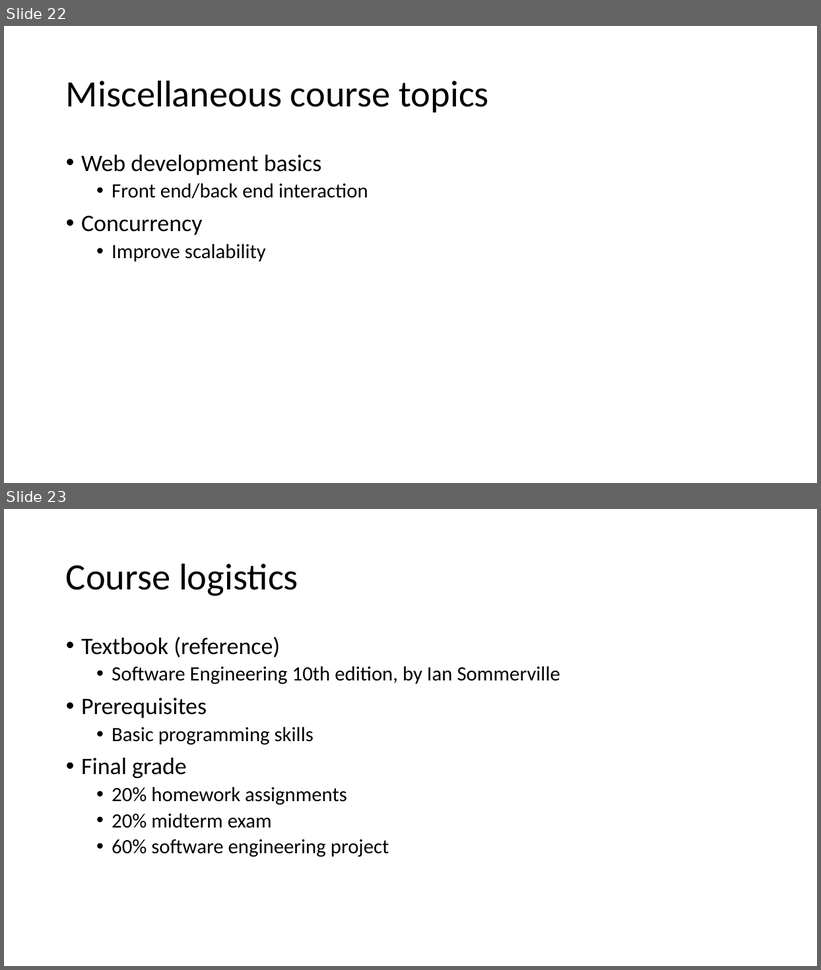
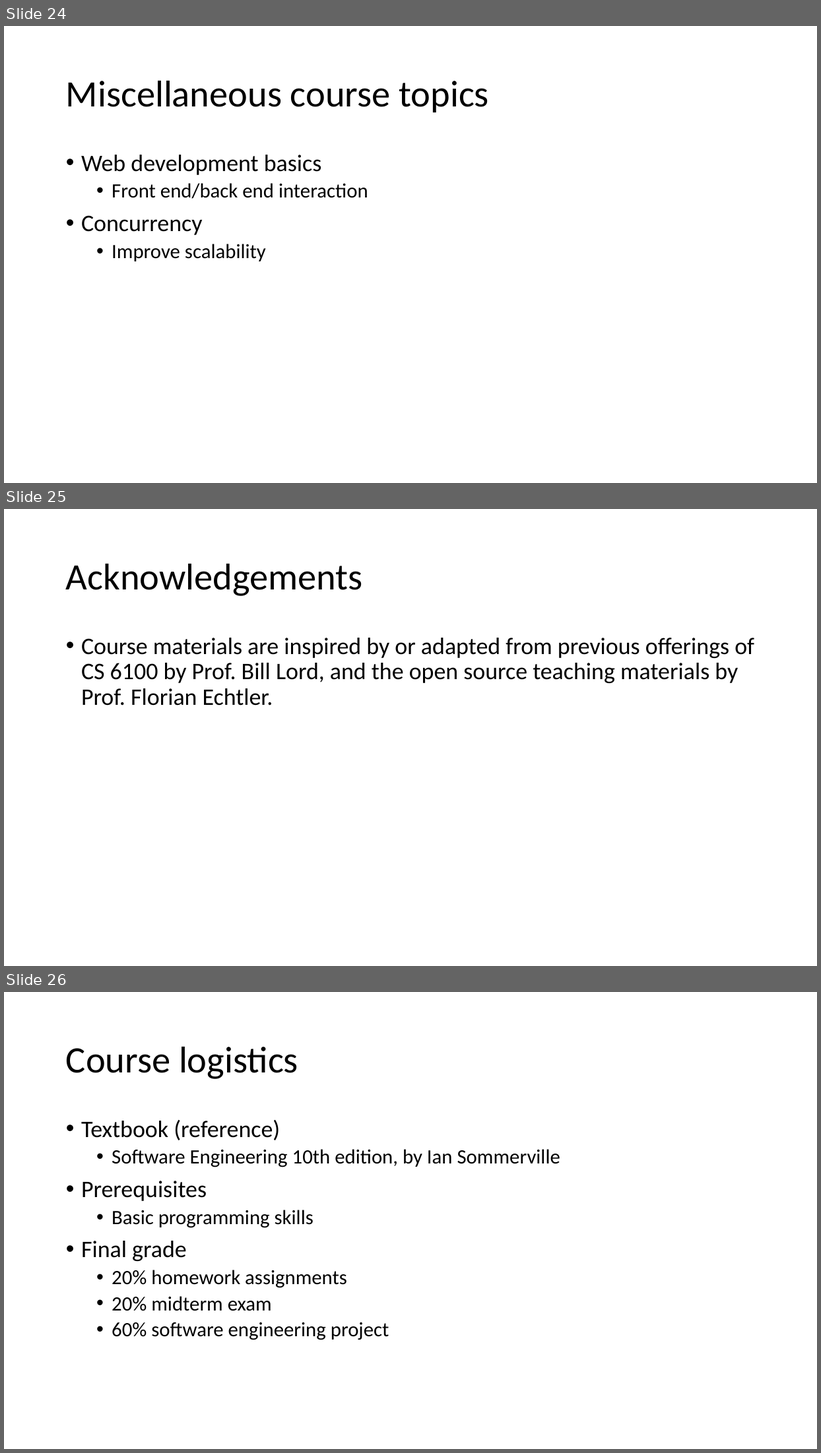
Before and after one commit to tongzhou80/cs6100, a slide deck: slides/Lecture1.pptx. Shown one above the other, each under a label of ours: slides 22 and 23 before the commit, slides 24, 25 and 26 after it. The pictures are 821x970 and 821x1453 pixels, drawn with LibreOffice and Linux fonts; fonts in the diff are those of the drawing; background and template pictures are left out. Boxes give left, top, right and bottom in pixels: in the first picture for what was removed or moved away, otherwise in the second. Text is boxed around its words. In the diff, an @@ line names an element or a change of style, - is before the commit and + after.

```diff
--- a/slides/Lecture1.pptx
+++ b/slides/Lecture1.pptx
@@ slide 25 added at [4, 509, 817, 966], background #FFFFFF @@
@@ title added at [66, 563, 363, 596], 44 pt, text #000000 @@
+Acknowledgements
@@ text added at [81, 638, 754, 706], 28 pt, text #000000 @@
+• Course materials are inspired by or adapted from previous offerings of CS 6100 by Prof. Bill Lord, and the open source teaching materials by Prof. Florian Echtler.
@@ what was slide 22 is now slide 24 @@
@@ what was slide 23 is now slide 26 @@
```
Also in this commit, not shown: 7 slides changed, 3 other slides added, 1 slide removed, 1 other file.
